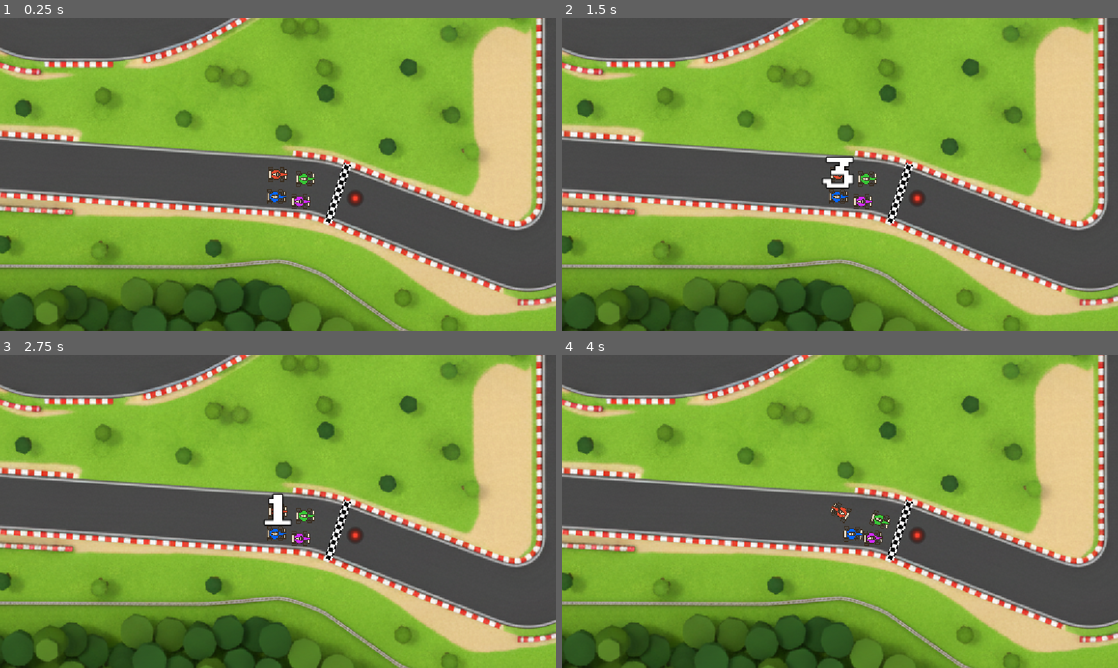
Above: before the commit, frames 1-4 (two rows, left to right).
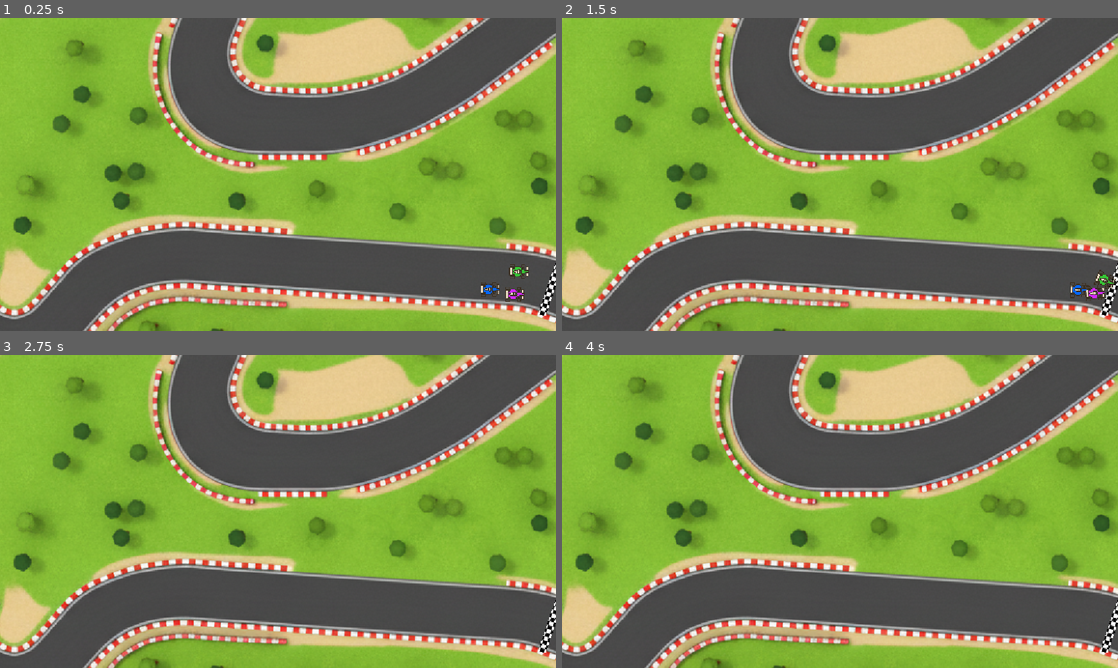
Above: after the commit, the same moments.

Repository: Pascal-Casier/godot-super-sprint-starter-main
Game: Godot game, scene res://Scenes/Track/Track.tscn
Two runs of this game, one before a commit and one after it. Both use one fixed random seed, a clock stepped at 60 frames per second and the inputs below.
Inputs:
- Up to frame 1 (0.25 s): no input
- Up to frame 2 (1.5 s): tap Enter at 0.5 s; hold Right (ui_right) 0.53-1.28 s; hold S (start) 0.53-1.28 s; hold Left (ui_left) from 1.28 s (still down); tap S (start) at 1.35 s
- Up to frame 3 (2.75 s): release Left (ui_left) at 2.03 s; hold Right (ui_right) from 2.03 s (still down); hold S (start) from 2.03 s (still down)
- Up to frame 4 (4 s): release Right (ui_right) at 2.78 s; release S (start) at 2.78 s; hold Up (ui_up) 2.78-3.53 s; tap S (start) at 2.85, 3.5 s; hold Left (ui_left) from 3.53 s (still down); hold S (start) from 3.53 s (still down)

The runs differ from the first frame. In frame 1, 85% of the frame differs, in the area x 0-100%, y 0-100%; in frame 2, 85%; in frame 3, 85%; in frame 4, 85%.

Commit message:
fini video 13

Diff:
--- a/Classes/CarRaceData.gd
+++ b/Classes/CarRaceData.gd
@@ -27,3 +27,10 @@
 func add_lap_time(lap_time : float) -> void:
 	_completed_laps += 1
 	_best_lap = min(_best_lap, lap_time)
+
+func set_total_time(total_time : float) -> void:
+	_total_time = total_time
+
+func force_finish(total_time : float, progress : float) -> void:
+	_partial_progress = progress
+	_total_time = _total_time
--- a/Scenes/Car/Car.gd
+++ b/Scenes/Car/Car.gd
@@ -2,7 +2,7 @@
 
 class_name  Car
 
-enum CarState { WAITING, DRIVING, BOUNCING, SLIPPING}
+enum CarState { WAITING, DRIVING, BOUNCING, SLIPPING, RACEOVER}
 
 @export var car_texture : Texture2D = preload("res://Assets/Images/CarRed.png")
 @export var car_name : String = "Maisy"
@@ -47,6 +47,7 @@
 
 func change_state(new_state : CarState) -> void:
 	if new_state == _state : return
+	if _state == CarState.RACEOVER: return
 	_state = new_state
 
 	match new_state:
@@ -56,6 +57,8 @@
 			slip_on_oil()
 		CarState.DRIVING:
 			set_physics_process(true)
+		CarState.RACEOVER:
+			set_physics_process(false)
 #endregion
 
 #region  Bounce
--- a/Scenes/RaceController/RaceController.gd
+++ b/Scenes/RaceController/RaceController.gd
@@ -3,6 +3,7 @@
 class_name RaceController
 
 @export var total_laps : int = 5
+@onready var race_over_timer: Timer = $RaceOverTimer
 
 var _cars : Array[Car] = []
 var _track_curve : Curve2D
@@ -19,7 +20,7 @@
 		_race_data[c] = CarRaceData.new(
 			c.car_name, c.car_number, total_laps
 		)
-	print("Race Controller init with %d cars", cars.size())
+	print("Race Controller init with %d cars" % cars.size())
 func _enter_tree() -> void:
 	EventHub.on_lap_completed.connect(on_lap_completed)
 	EventHub.on_race_start.connect(on_race_start)
@@ -30,6 +31,8 @@
 	_finished = false
 	_start_time = Time.get_ticks_msec()
 
+func get_elapsed_time() -> float:
+	return Time.get_ticks_msec() - _start_time
 
 func on_lap_completed(info : LapCompleteData) -> void:
 	print("Racecontroller on lap completed : ", info)
@@ -37,6 +40,27 @@
 
 	var car: Car = info.car
 	var rd : CarRaceData = _race_data[car]
+	rd.add_lap_time(info.lap_time)
+
+	if rd.race_completed:
+		car.change_state(Car.CarState.RACEOVER)
+		rd.set_total_time(get_elapsed_time())
+		if race_over_timer.is_stopped(): race_over_timer.start()
+
+func finish_race() -> void:
+	if _finished: return
+	_finished = true
+
+	var total_len : float = _track_curve.get_baked_length()
+	var elapsed : float = get_elapsed_time()
+	for c in _cars:
+		var rd : CarRaceData =  _race_data[c]
+		if not rd.race_completed:
+			var offset : float = _track_curve.get_closest_offset(c.global_position)
+			var progress : float = offset / total_len
+			rd.force_finish(elapsed, progress)
+			c.change_state(Car.CarState.RACEOVER)
+
 
 func _on_race_over_timer_timeout() -> void:
-	pass # Replace with function body.
+	finish_race()
--- a/Scenes/RaceController/RaceController.tscn
+++ b/Scenes/RaceController/RaceController.tscn
@@ -4,3 +4,9 @@
 
 [node name="RaceController" type="Node"]
 script = ExtResource("1_i2yoe")
+
+[node name="RaceOverTimer" type="Timer" parent="."]
+wait_time = 2.0
+one_shot = true
+
+[connection signal="timeout" from="RaceOverTimer" to="." method="_on_race_over_timer_timeout"]
--- a/Scenes/Track/Track.tscn
+++ b/Scenes/Track/Track.tscn
@@ -7,7 +7,6 @@
 [ext_resource type="PackedScene" uid="uid://1olejsy54lgw" path="res://Scenes/OilDropper/OilDropper.tscn" id="5_vfgym"]
 [ext_resource type="Texture2D" uid="uid://dec3bup5l0rha" path="res://Assets/Images/FinishLine.png" id="6_wtm8k"]
 [ext_resource type="PackedScene" uid="uid://34fniyu6cog" path="res://Scenes/VerificationVerification/Verification.tscn" id="7_6d5m8"]
-[ext_resource type="PackedScene" uid="uid://dj72m1ivs772h" path="res://Scenes/Car/PlayerCar.tscn" id="8_2lgdg"]
 [ext_resource type="PackedScene" uid="uid://d06t4uidc0jf8" path="res://Scenes/RaceController/RaceController.tscn" id="8_pxc04"]
 [ext_resource type="PackedScene" uid="uid://djyaytjfa6yp5" path="res://Scenes/Car/CpuCar.tscn" id="9_iwdkm"]
 [ext_resource type="Texture2D" uid="uid://pndhsqg7v7iu" path="res://Assets/Images/CarBlue.png" id="10_pptq5"]
@@ -88,10 +87,6 @@
 
 [node name="CarsHolder" type="Node" parent="."]
 
-[node name="PlayerCar" parent="CarsHolder" instance=ExtResource("8_2lgdg")]
-position = Vector2(1019, 516)
-car_name = "Jabba"
-
 [node name="CpuCar" parent="CarsHolder" instance=ExtResource("9_iwdkm")]
 position = Vector2(1016, 562)
 debug = true
@@ -114,12 +109,14 @@
 car_name = "Flossy"
 
 [node name="RaceController" parent="." instance=ExtResource("8_pxc04")]
+total_laps = 3
 
 [node name="WaypointsHolder" type="Node" parent="."]
 
 [node name="UiCanvas" type="CanvasLayer" parent="."]
 
 [node name="Countdown" parent="UiCanvas" instance=ExtResource("14_cc6kv")]
+wait_time = 0.1
 
 [connection signal="area_entered" from="TrackCollision" to="." method="_on_track_collision_area_entered"]
 [connection signal="area_entered" from="StartLine" to="." method="_on_start_line_area_entered"]
Not shown: 1 places in Scenes/Track/Track.tscn that only renumber resources
